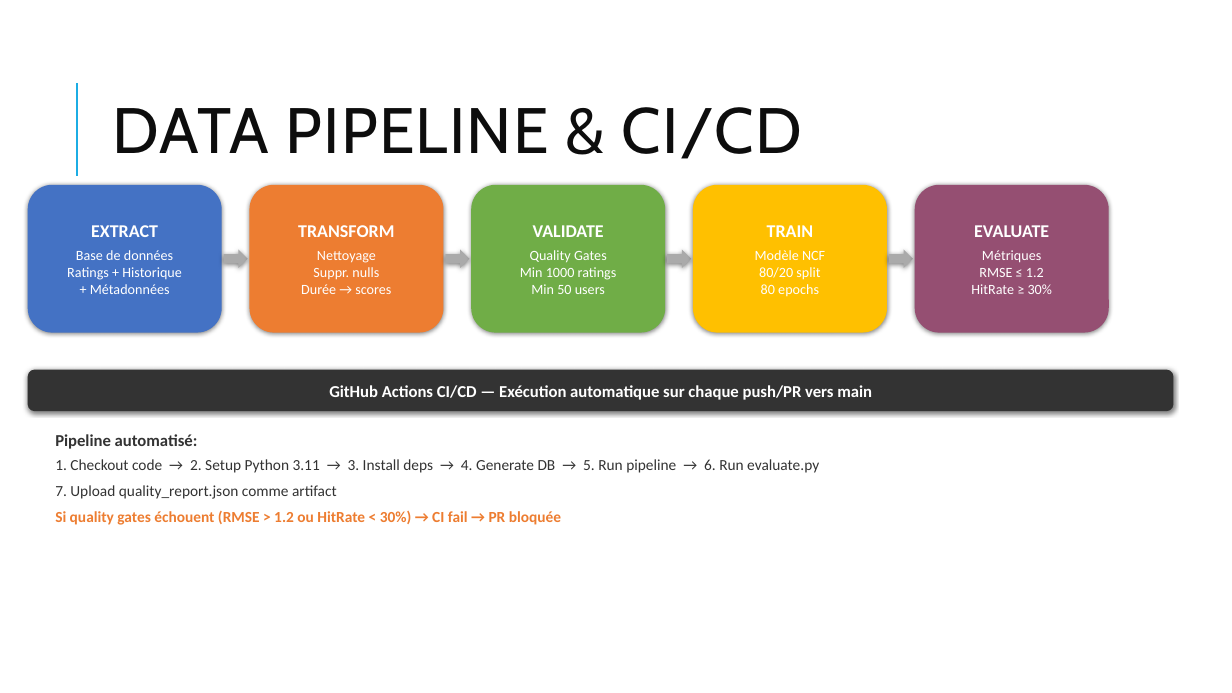
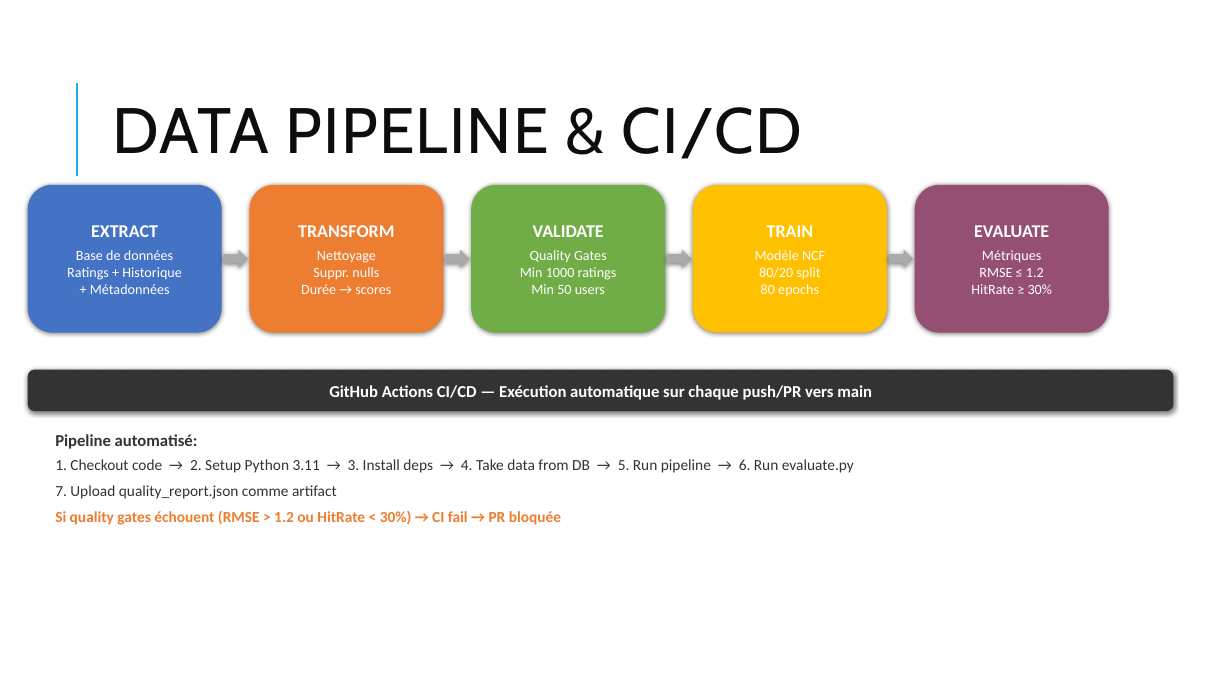
Before and after one commit to Clement-NI/recommendation_system_py, a slide deck: slide 12 of Cobook_org_final.pptx (slide 10 before the commit). Drawn at 1232x693 pixels with LibreOffice and Linux fonts; fonts in the diff are those of the drawing. Boxes give left, top, right and bottom in pixels: in the first picture for what was removed or moved away, otherwise in the second. Text is boxed around its words. In the diff, an @@ line names an element or a change of style, - is before the commit and + after.

```diff
--- a/Cobook_org_final.pptx
+++ b/Cobook_org_final.pptx
@@ text at bbox=[55, 459, 854, 473]: text changed @@
-1. Checkout code → 2. Setup Python 3.11 → 3. Install deps → 4. Generate DB → 5. Run pipeline → 6. Run evaluate.py
+1. Checkout code → 2. Setup Python 3.11 → 3. Install deps → 4. Take data from DB → 5. Run pipeline → 6. Run evaluate.py
```
Also in this commit, not shown: 6 other slides changed, 2 slides added, 1 slide removed.
